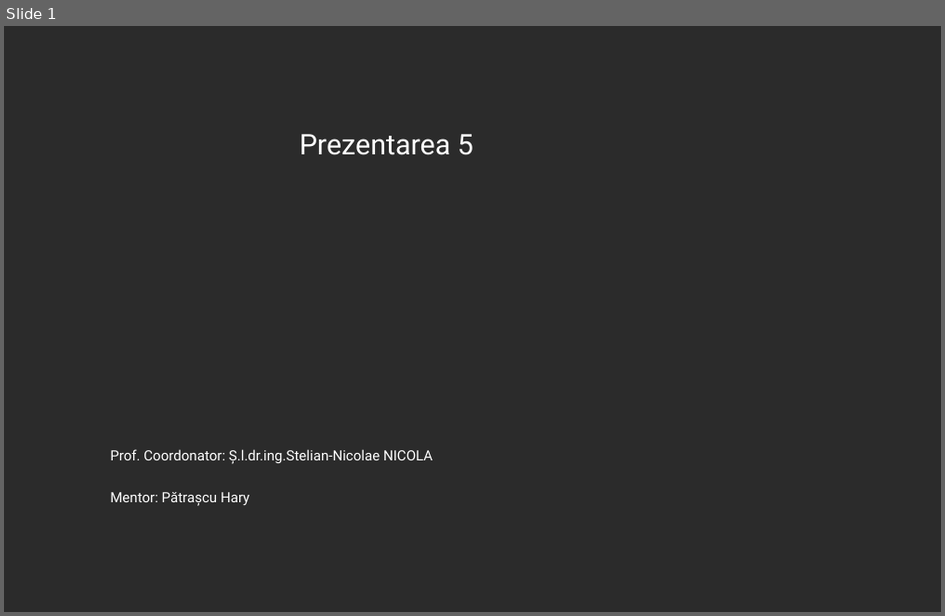
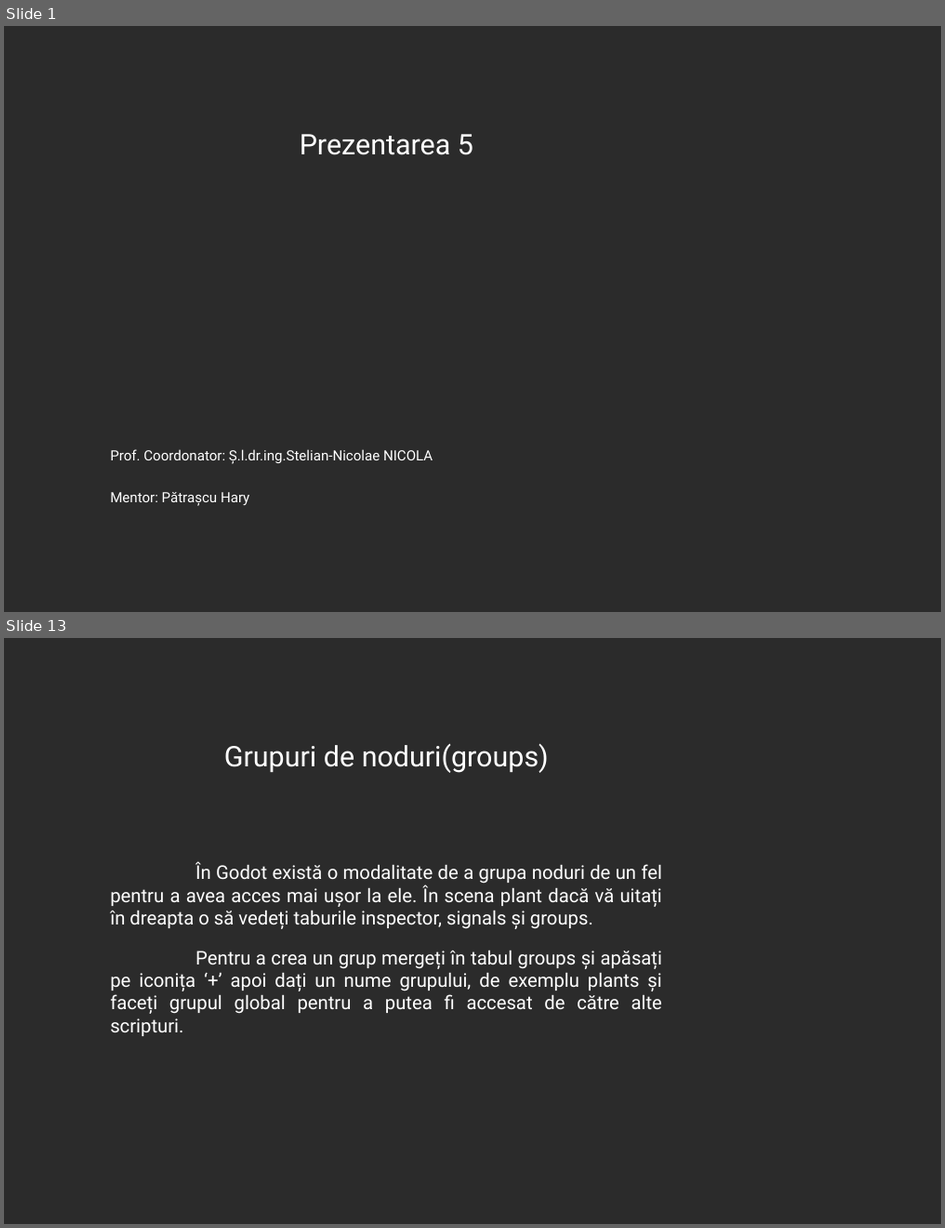
Before and after one commit to 0xspiderr/gdc-upt-presentations, a slide deck: presentation_5/presentation_5.odp. Shown one above the other, each under a label of ours: slide 1 before the commit, slides 1 and 13 after it; the slides between them are not shown. The pictures are 945x616 and 945x1228 pixels, drawn with LibreOffice and Linux fonts; fonts in the diff are those of the drawing; background and template pictures are left out; a plain dark background stands for a picture behind light text. Boxes give left, top, right and bottom in pixels: in the first picture for what was removed or moved away, otherwise in the second. Text is boxed around its words. In the diff, an @@ line names an element or a change of style, - is before the commit and + after.

```diff
--- a/presentation_5/presentation_5.odp
+++ b/presentation_5/presentation_5.odp
@@ slide 13 added at [4, 638, 941, 1224], background picture (left out) @@
@@ title added at [224, 744, 549, 773], 24 pt, text #FFFFFF @@
+Grupuri de noduri(groups)
@@ text added at [110, 861, 662, 1036], 16 pt, text #FFFFFF @@
+În Godot există o modalitate de a grupa noduri de un fel pentru a avea acces mai ușor la ele. În scena plant dacă vă uitați în dreapta o să vedeți taburile inspector, signals și groups.
+Pentru a crea un grup mergeți în tabul groups și apăsați pe iconița ‘+’ apoi dați un nume grupului, de exemplu plants și faceți grupul global pentru a putea fi accesat de către alte scripturi.
```
Also in this commit, not shown: 24 other slides added, 1 other file.
